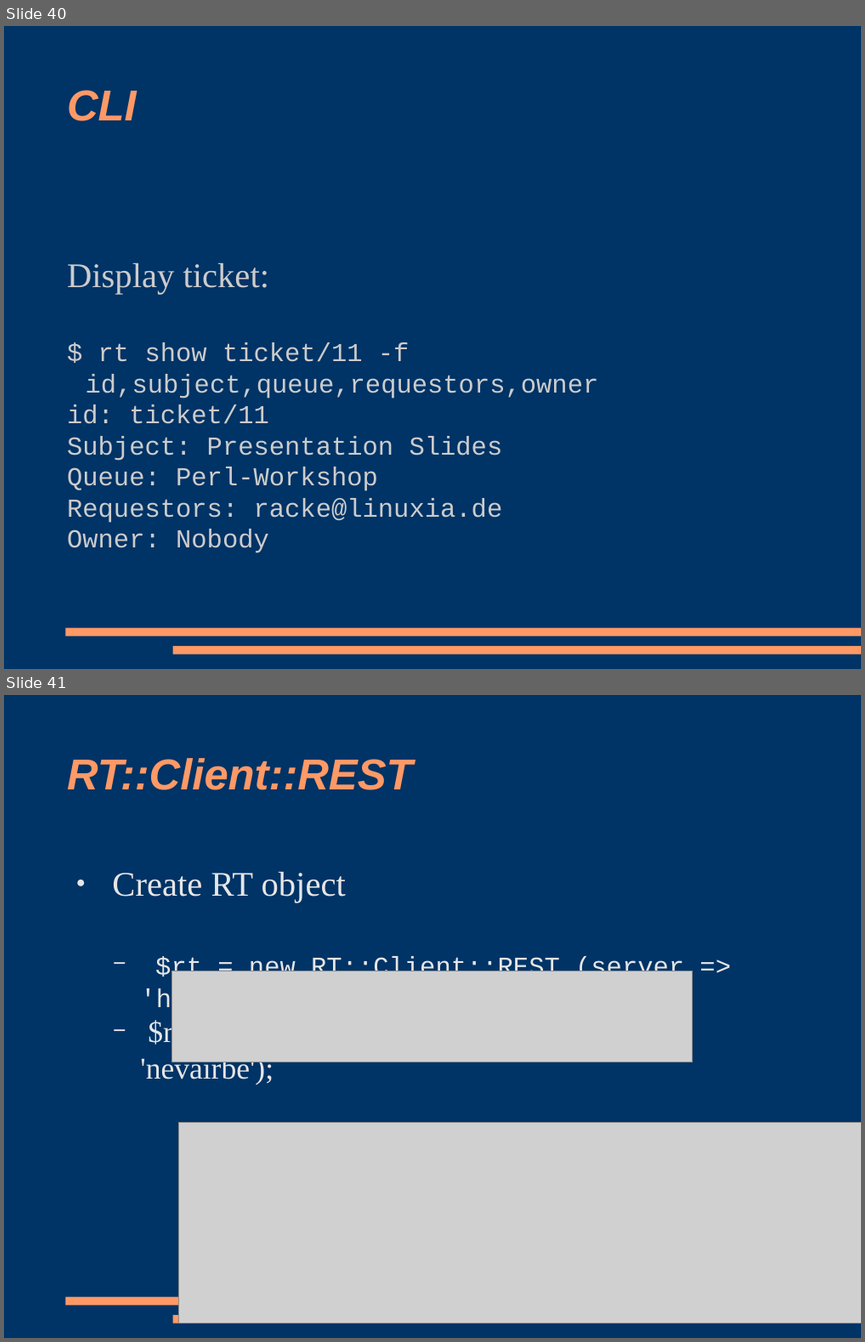
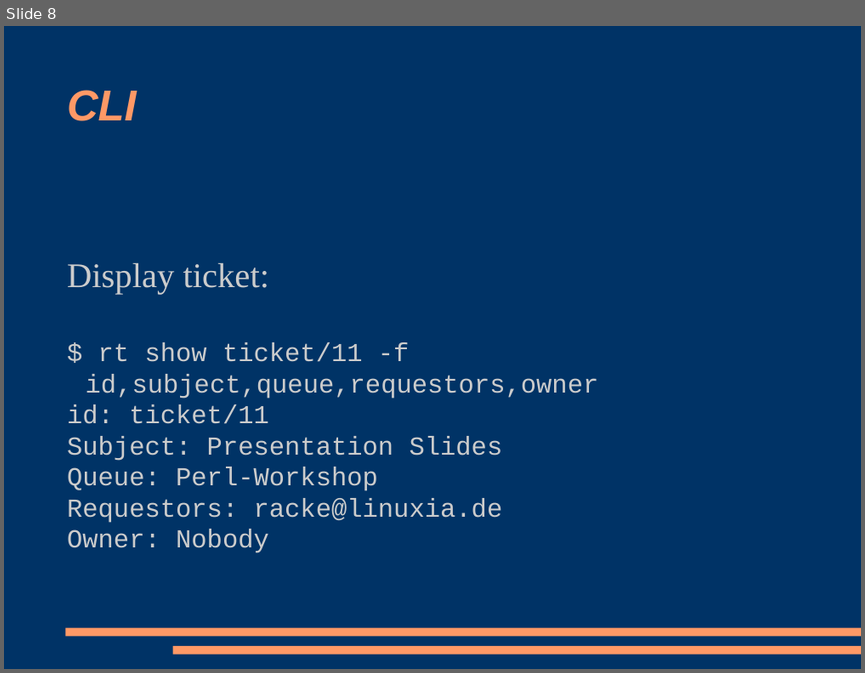
Before and after one commit to racke/Presentations, a slide deck: npw2009/rt38.odp. Shown one above the other, each under a label of ours: slides 40 and 41 before the commit, slide 8 after it. The pictures are 865x1342 and 865x673 pixels, drawn with LibreOffice and Linux fonts; fonts in the diff are those of the drawing; grey boxes stand for pictures. Boxes give left, top, right and bottom in pixels: in the first picture for what was removed or moved away, otherwise in the second. Text is boxed around its words. In the diff, an @@ line names an element or a change of style, - is before the commit and + after.

```diff
--- a/npw2009/rt38.odp
+++ b/npw2009/rt38.odp
@@ slide 41 removed at bbox=[4, 695, 861, 1338], background #003366; not listed: 2 template elements that a slide beside it also shows @@
@@ title removed at bbox=[67, 758, 413, 790] @@
-RT::Client::REST
@@ text removed at bbox=[112, 871, 684, 1084] @@
-● Create RT object
-  − $rt = new RT::Client::REST (server => 'http://support.linuxia.exp/');
-  − $rt->login(username => 'racke', password => 'nevairbe');
@@ picture removed at bbox=[172, 970, 692, 1062] @@
@@ picture removed at bbox=[179, 1123, 861, 1323] @@
@@ what was slide 40 is now slide 8 @@
```
Also in this commit, not shown: 4 slides changed, 4 slides added, 1 other slide removed, 1 other file.
